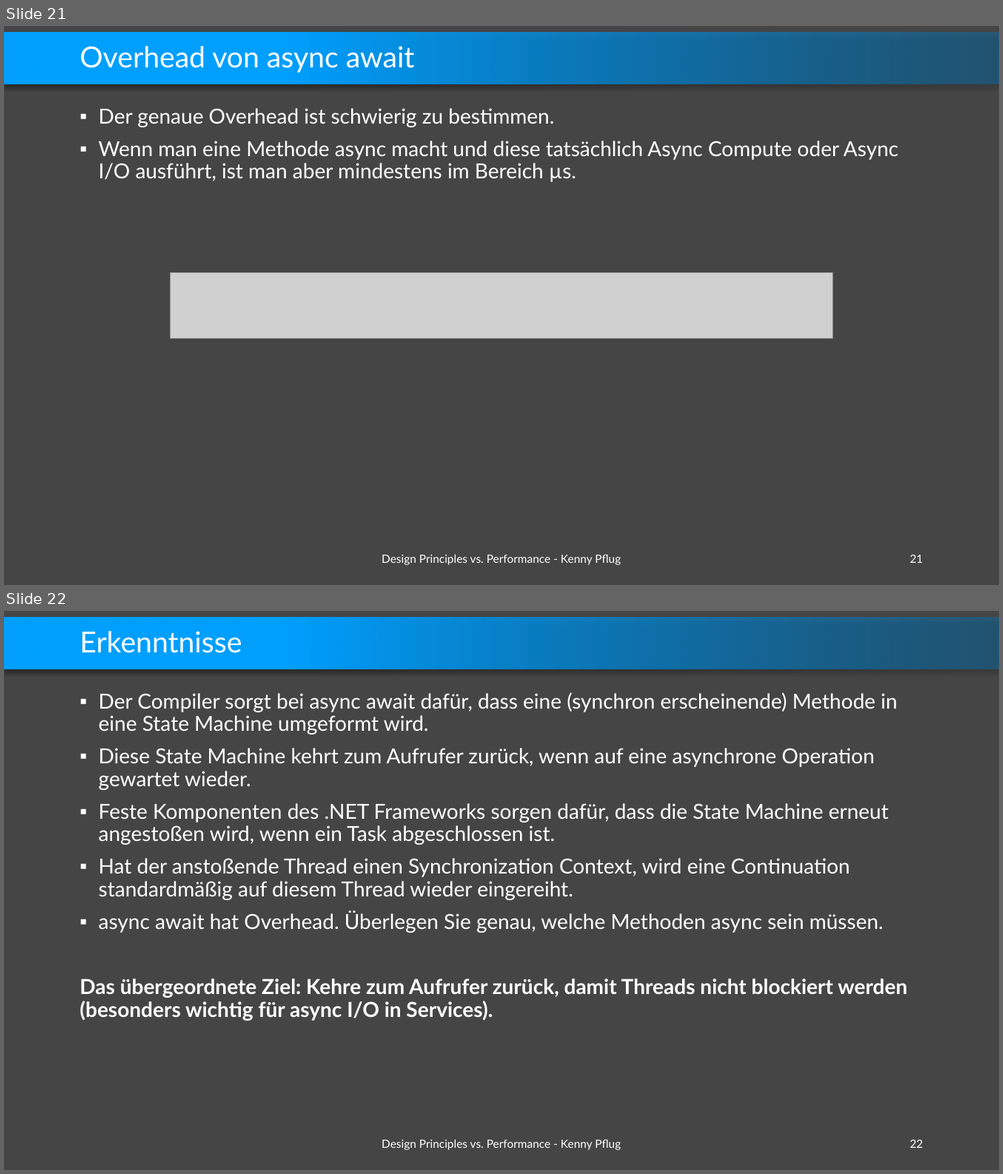
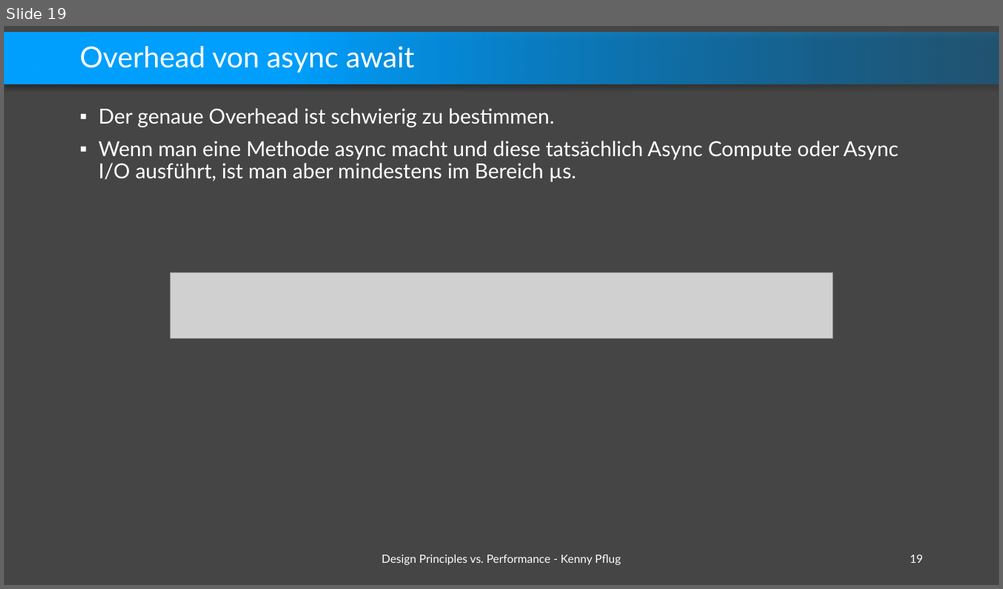
Before and after one commit to feO2x/Adc2021.DesignPrinciplesVsPerformance, a slide deck: Design Principles vs. Performance.pptx. Shown one above the other, each under a label of ours: slides 21 and 22 before the commit, slide 19 after it. The pictures are 1003x1174 and 1003x589 pixels, drawn with LibreOffice and Linux fonts; fonts in the diff are those of the drawing; grey boxes stand for pictures; background and template pictures are left out. Boxes give left, top, right and bottom in pixels: in the first picture for what was removed or moved away, otherwise in the second. Text is boxed around its words. In the diff, an @@ line names an element or a change of style, - is before the commit and + after.

```diff
--- a/Design Principles vs. Performance.pptx
+++ b/Design Principles vs. Performance.pptx
@@ slide 22 removed at [4,611,999,1170], background #454545; not listed: 1 template element that a slide beside it also shows @@
@@ title removed at [79,631,242,653] @@
-Erkenntnisse
@@ text removed at [79,692,907,1021] @@
-▪ Der Compiler sorgt bei async await dafür, dass eine (synchron erscheinende) Methode in eine State Machine umgeformt wird.
-▪ Diese State Machine kehrt zum Aufrufer zurück, wenn auf eine asynchrone Operation gewartet wieder.
-▪ Feste Komponenten des .NET Frameworks sorgen dafür, dass die State Machine erneut angestoßen wird, wenn ein Task abgeschlossen ist.
-▪ Hat der anstoßende Thread einen Synchronization Context, wird eine Continuation standardmäßig auf diesem Thread wieder eingereiht.
-▪ async await hat Overhead. Überlegen Sie genau, welche Methoden async sein müssen.
-Das übergeordnete Ziel: Kehre zum Aufrufer zurück, damit Threads nicht blockiert werden (besonders wichtig für async I/O in Services).
@@ text removed at [381,1139,620,1150] @@
-Design Principles vs. Performance - Kenny Pflug
@@ page number removed at [910,1140,923,1148] @@
-22
@@ what was slide 21 is now slide 19 @@
@@ page number at [910,555,923,563]: text changed @@
-21
+19
```
Also in this commit, not shown: 6 slides changed, 1 slide added, 5 other slides removed.
